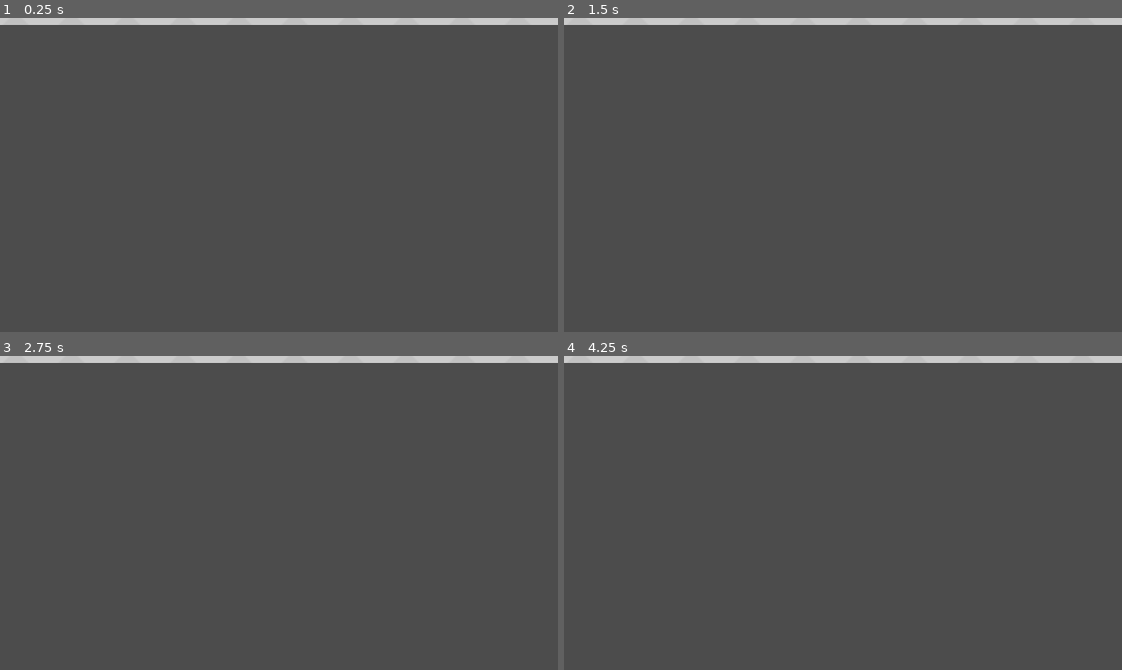
Above: before the commit, frames 1-4 (two rows, left to right).
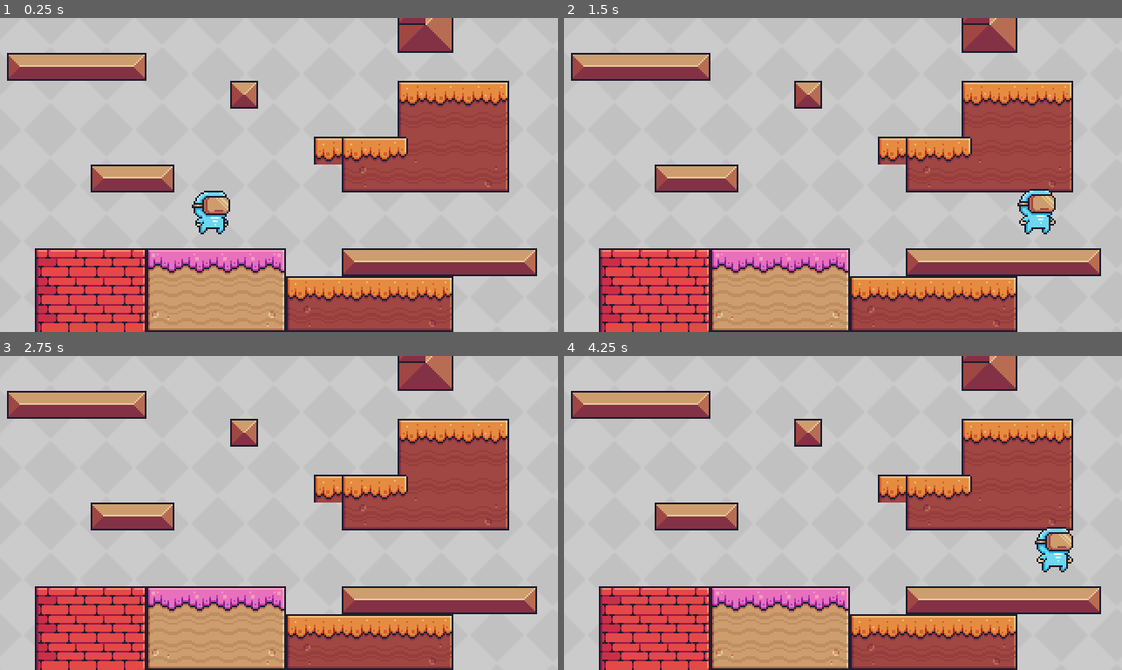
Above: after the commit, the same moments.

Repository: oucar/437-final
Game: Godot game, scene res://Levels/Level1.tscn
Same seed, same stepped clock (60 frames per second), same inputs: the game is played once before the commit and once after it.
Inputs:
- Up to frame 1 (0.25 s): no input
- Up to frame 2 (1.5 s): hold D (right, bound only after the commit) 0.53-1.28 s; hold S (down, bound only after the commit) from 1.28 s (still down)
- Up to frame 3 (2.75 s): release S (down, bound only after the commit) at 2.03 s; hold D (right, bound only after the commit) from 2.03 s (still down)
- Up to frame 4 (4.25 s): tap Enter at 2.75 s; release D (right, bound only after the commit) at 2.78 s; hold W (up, bound only after the commit) 2.78-3.53 s; tap Space at 3.5 s; hold A (left, bound only after the commit) from 3.53 s (still down)

The runs differ from the first frame. In frame 1, 98% of the frame differs, in the area x 0-100%, y 0-100%; in frame 2, 98%; in frame 3, 98%; in frame 4, 98%.

Commit message:
initial player settings, first level prototype

Diff:
--- /dev/null
+++ b/Characters/Player.gd
@@ -0,0 +1,27 @@
+extends KinematicBody2D
+
+# GLOBAL VARIABLES
+var velocity : Vector2
+
+# export will be publicly viewable in Inspector
+export(float) var MOVE_SPEED = 200;
+
+
+func get_player_input():
+	var input: Vector2
+
+	# down is positive in 2D games.
+	input.x = Input.get_action_strength("right") - Input.get_action_strength("left");
+	input.y = Input.get_action_strength("down") - Input.get_action_strength("up");
+
+	return input
+
+func _physics_process(delta):
+	var input = get_player_input()
+
+	velocity = Vector2(
+		input.x * MOVE_SPEED,
+		0
+	)
+
+	move_and_slide(velocity)
--- a/Characters/Player.tscn
+++ b/Characters/Player.tscn
@@ -7,6 +7,7 @@
 [ext_resource path="res://Assets/Main Characters/Virtual Guy/Wall Jump (32x32).png" type="Texture" id=5]
 [ext_resource path="res://Assets/Main Characters/Virtual Guy/Hit (32x32).png" type="Texture" id=6]
 [ext_resource path="res://Assets/Main Characters/Virtual Guy/Jump (32x32).png" type="Texture" id=7]
+[ext_resource path="res://Characters/Player.gd" type="Script" id=8]
 
 [sub_resource type="AtlasTexture" id=31]
 atlas = ExtResource( 4 )
@@ -218,13 +219,20 @@
 "speed": 20.0
 } ]
 
+[sub_resource type="CapsuleShape2D" id=45]
+height = 4.0
+
 [node name="Player" type="KinematicBody2D"]
-
-[node name="CollisionShape2D" type="CollisionShape2D" parent="."]
+script = ExtResource( 8 )
 
 [node name="AnimatedSprite" type="AnimatedSprite" parent="."]
+position = Vector2( -16, -19 )
 frames = SubResource( 30 )
-animation = "wall_jump"
-frame = 4
+animation = "idle"
+frame = 9
 playing = true
 centered = false
+
+[node name="CollisionShape2D" type="CollisionShape2D" parent="."]
+position = Vector2( 0, 1 )
+shape = SubResource( 45 )
--- a/Levels/Level1.tscn
+++ b/Levels/Level1.tscn
@@ -1,7 +1,8 @@
-[gd_scene load_steps=3 format=2]
+[gd_scene load_steps=4 format=2]
 
 [ext_resource path="res://Assets/Background/Gray.png" type="Texture" id=1]
 [ext_resource path="res://Levels/Tileset.tres" type="TileSet" id=2]
+[ext_resource path="res://Characters/Player.tscn" type="PackedScene" id=3]
 
 [node name="Level1" type="Node2D"]
 
@@ -16,3 +17,10 @@
 cell_size = Vector2( 16, 16 )
 format = 1
 tile_data = PoolIntArray( -2424828, 13, 0, -2424827, 13, 1, -2424826, 13, 1, -2424825, 13, 1, -2424824, 13, 2, -2359285 …(2753 unchanged characters)…
+
+[node name="Player" parent="." instance=ExtResource( 3 )]
+position = Vector2( 133, -165 )
+
+[node name="Camera2D" type="Camera2D" parent="."]
+position = Vector2( 172, -186 )
+current = true
--- a/project.godot
+++ b/project.godot
@@ -50,6 +50,29 @@
 "svg/scale": 1.0
 }
 
+[input]
+
+left={
+"deadzone": 0.5,
+"events": [ Object(InputEventKey,"resource_local_to_scene":false,"resource_name":"","device":0,"alt":false,"shift":false,"control":false,"meta":false,"command":false,"pressed":false,"scancode":0,"physical_scancode":65,"unicode":0,"echo":false,"script":null)
+ ]
+}
+up={
+"deadzone": 0.5,
+"events": [ Object(InputEventKey,"resource_local_to_scene":false,"resource_name":"","device":0,"alt":false,"shift":false,"control":false,"meta":false,"command":false,"pressed":false,"scancode":0,"physical_scancode":87,"unicode":0,"echo":false,"script":null)
+ ]
+}
+down={
+"deadzone": 0.5,
+"events": [ Object(InputEventKey,"resource_local_to_scene":false,"resource_name":"","device":0,"alt":false,"shift":false,"control":false,"meta":false,"command":false,"pressed":false,"scancode":0,"physical_scancode":83,"unicode":0,"echo":false,"script":null)
+ ]
+}
+right={
+"deadzone": 0.5,
+"events": [ Object(InputEventKey,"resource_local_to_scene":false,"resource_name":"","device":0,"alt":false,"shift":false,"control":false,"meta":false,"command":false,"pressed":false,"scancode":0,"physical_scancode":68,"unicode":0,"echo":false,"script":null)
+ ]
+}
+
 [physics]
 
 common/enable_pause_aware_picking=true
Not shown: 1 places in Characters/Player.tscn that only renumber resources
